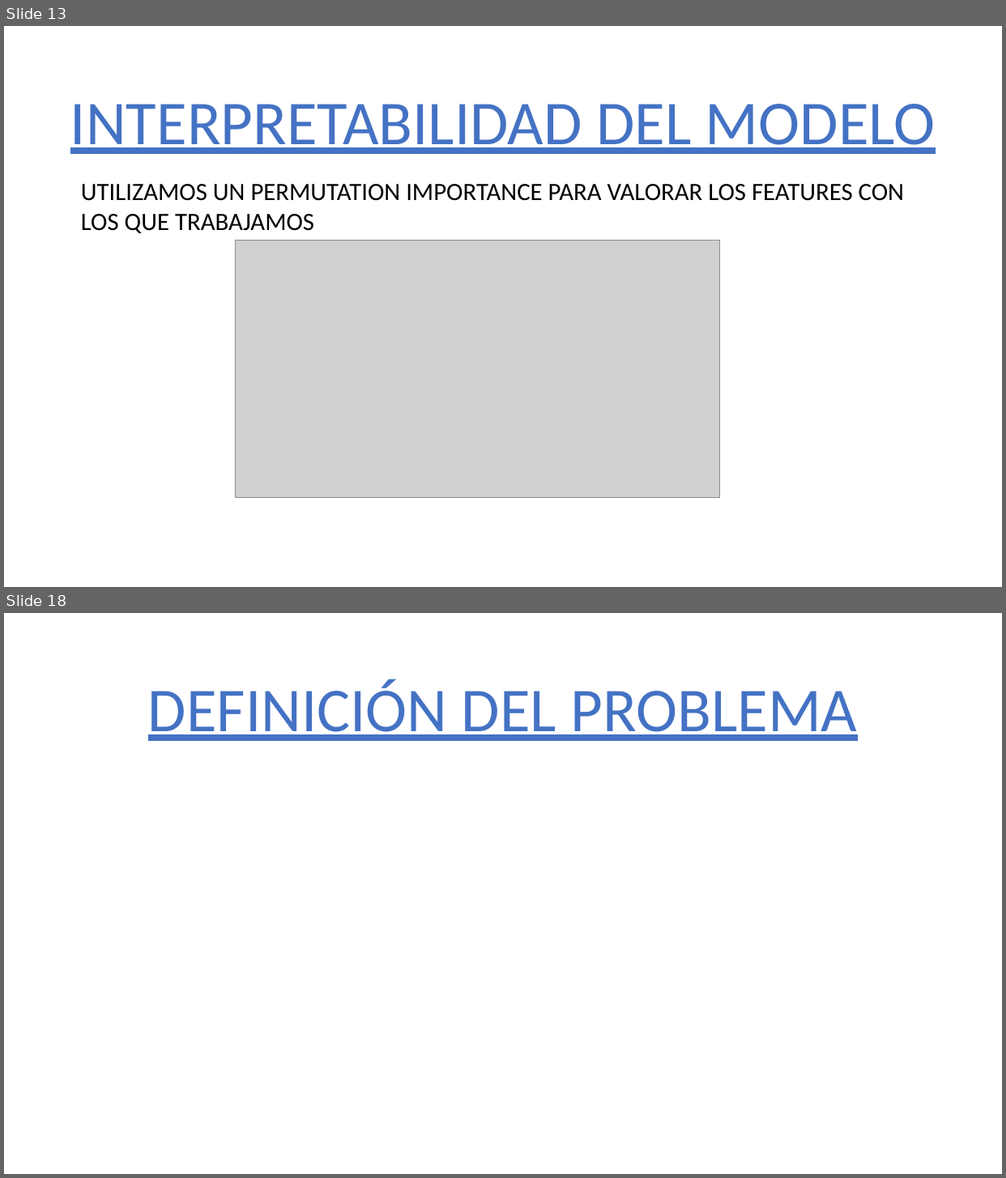
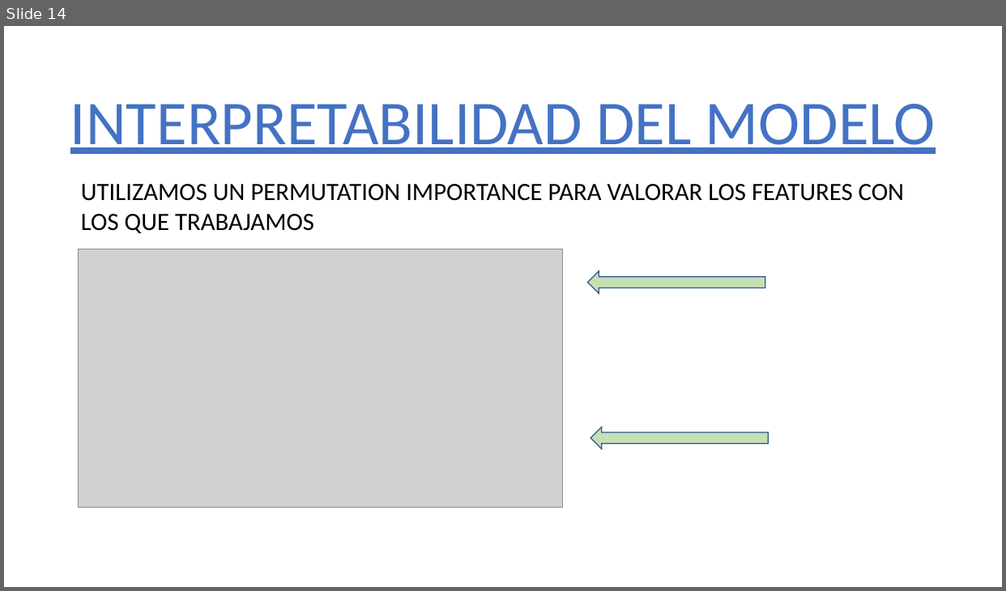
Before and after one commit to 75Engel/Estimacion_tipologia_usuarios_Servicios_Sociales_Ayto_Madrid, a slide deck: Presentacion_projecto.pptx. Shown one above the other, each under a label of ours: slides 13 and 18 before the commit, slide 14 after it; the slides between them are not shown. The pictures are 1006x1178 and 1006x591 pixels, drawn with LibreOffice and Linux fonts; fonts in the diff are those of the drawing; grey boxes stand for pictures; background and template pictures are left out. Boxes give left, top, right and bottom in pixels: in the first picture for what was removed or moved away, otherwise in the second. Text is boxed around its words. In the diff, an @@ line names an element or a change of style, - is before the commit and + after.

```diff
--- a/Presentacion_projecto.pptx
+++ b/Presentacion_projecto.pptx
@@ slide 18 removed at (x1=4, y1=613, x2=1002, y2=1174), background picture (left out) @@
@@ title removed at (x1=148, y1=679, x2=858, y2=741) @@
-DEFINICIÓN DEL PROBLEMA
@@ what was slide 13 is now slide 14 @@
@@ slide 14 changed as well @@
@@ picture moved from (x1=236, y1=240, x2=720, y2=497) to (x1=78, y1=250, x2=562, y2=507) @@
@@ left arrow added at (x1=588, y1=271, x2=765, y2=294), fill #C5E0B4, outline #325491 1 pt @@
@@ left arrow added at (x1=591, y1=427, x2=769, y2=450), fill #C5E0B4, outline #325491 1 pt @@
```
Also in this commit, not shown: 10 other slides changed, 3 slides added, 5 other slides removed, 7 other files.
